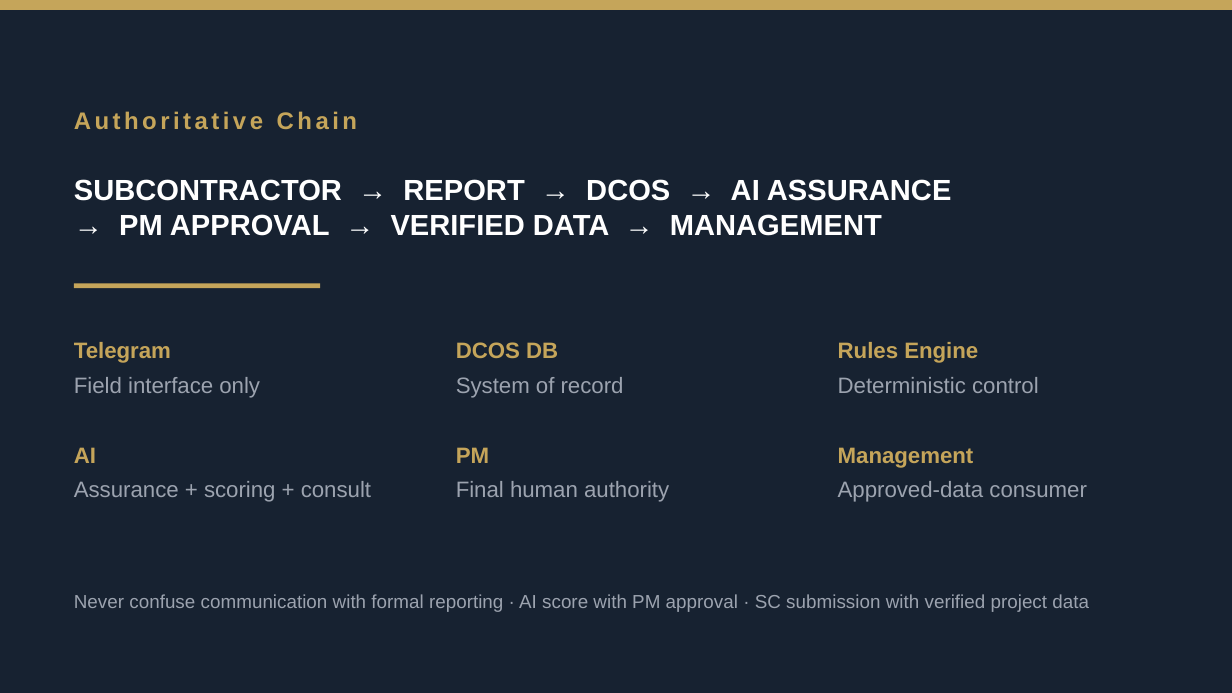
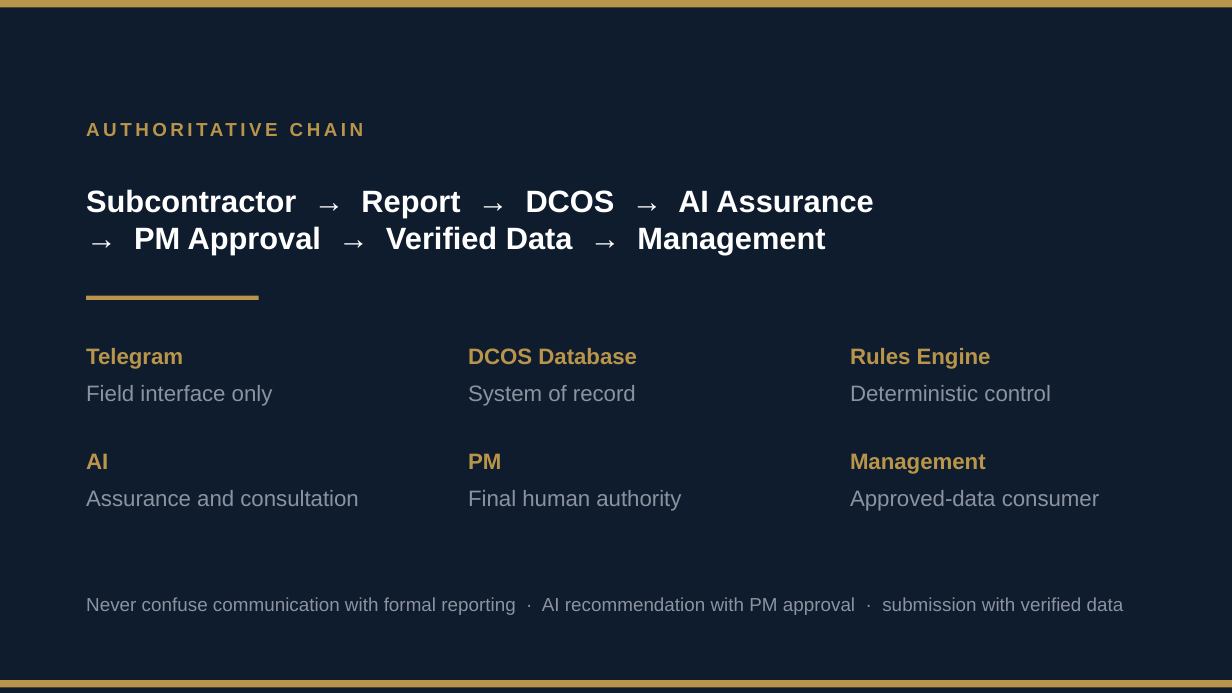
Before and after one commit to Liheng-Code/dcos-system, a slide deck: slide 21 of docs/04-Business-Modules/10-Construction/10-01-Daily-Reporting/DCOS_Telegram_Daily_Reporting_System.pptx (slide 15 before the commit). Drawn at 1232x693 pixels with LibreOffice and Linux fonts; fonts in the diff are those of the drawing. Boxes give left, top, right and bottom in pixels: in the first picture for what was removed or moved away, otherwise in the second. Text is boxed around its words. In the diff, an @@ line names an element or a change of style, - is before the commit and + after.

```diff
--- a/docs/04-Business-Modules/10-Construction/10-01-Daily-Reporting/DCOS_Telegram_Daily_Reporting_System.pptx
+++ b/docs/04-Business-Modules/10-Construction/10-01-Daily-Reporting/DCOS_Telegram_Daily_Reporting_System.pptx
@@ background #172231 to #0F1C2E @@
@@ rectangle at box(0, 0, 1232, 7): fill #C5A55A to #B8954A @@
@@ text at box(74, 111, 357, 129): text changed; size 14 to 11 pt; text colour #C5A55A to #B8954A @@
-Authoritative Chain
+AUTHORITATIVE CHAIN
@@ text at box(86, 189, 873, 255): text changed; size 17 to 18 pt @@
-SUBCONTRACTOR → REPORT → DCOS → AI ASSURANCE
-→ PM APPROVAL → VERIFIED DATA → MANAGEMENT
+Subcontractor → Report → DCOS → AI Assurance
+→ PM Approval → Verified Data → Management
@@ rectangle at box(86, 296, 259, 301): fill #C5A55A to #B8954A @@
@@ rectangle: place and size @@
-rectangle at box(74, 283, 320, 288)
+rectangle at box(86, 296, 259, 301)
@@ text at box(468, 348, 637, 364): text changed; text colour #C5A55A to #B8954A @@
-DCOS DB
+DCOS Database
@@ 5 texts: place and size @@
-5 texts at box(74, 377, 1086, 502)
+5 texts at box(86, 385, 1099, 511)
@@ text colour #9CA3AF to #8B93A0 in 5 elements at box(468, 490, 681, 511), box(468, 385, 636, 406), box(86, 385, 273, 406), box(850, 490, 1099, 511), box(850, 385, 1051, 401) @@
@@ 5 texts: place and size @@
-5 texts at box(74, 342, 978, 468)
+5 texts at box(86, 348, 991, 474)
@@ text colour #C5A55A to #B8954A in 5 elements at box(468, 453, 501, 469), box(86, 348, 183, 369), box(86, 453, 108, 469), box(850, 348, 991, 369), box(850, 453, 986, 474) @@
@@ text at box(86, 490, 358, 506): text changed; text colour #9CA3AF to #8B93A0 @@
-Assurance + scoring + consult
+Assurance and consultation
@@ text at box(86, 597, 1124, 615): text changed; text colour #9CA3AF to #8B93A0 @@
-Never confuse communication with formal reporting · AI score with PM approval · SC submission with verified project data
+Never confuse communication with formal reporting · AI recommendation with PM approval · submission with verified data
@@ rectangle added at box(0, 680, 1232, 687), fill #B8954A @@
```
Also in this commit, not shown: 12 other slides changed, 8 slides added, 2 slides removed, 1 other file.
